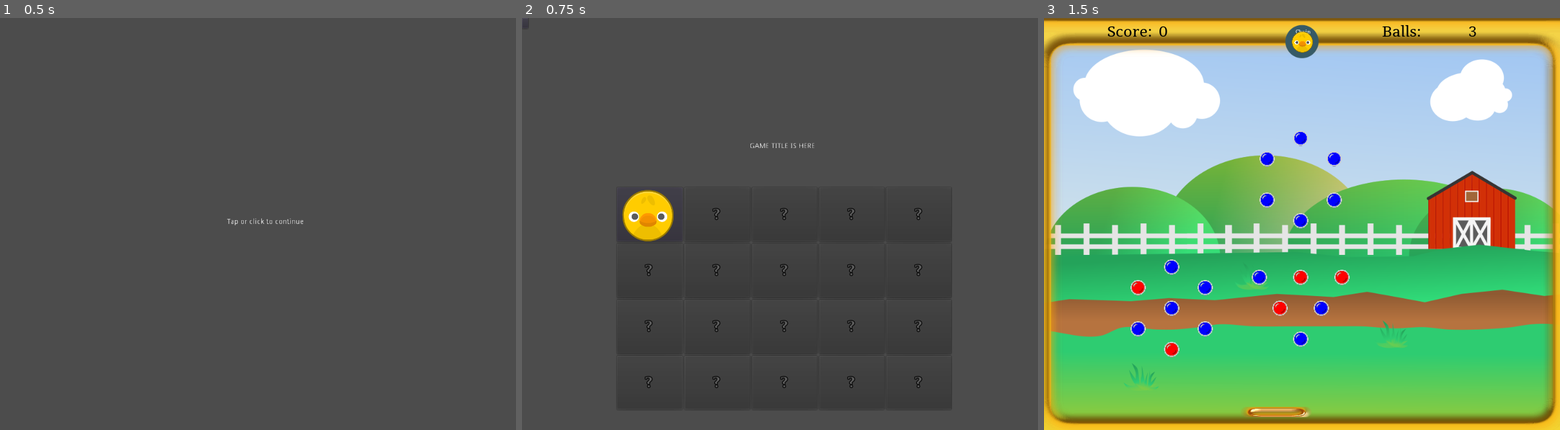
Above: before the commit, frames 1-3 (left to right).
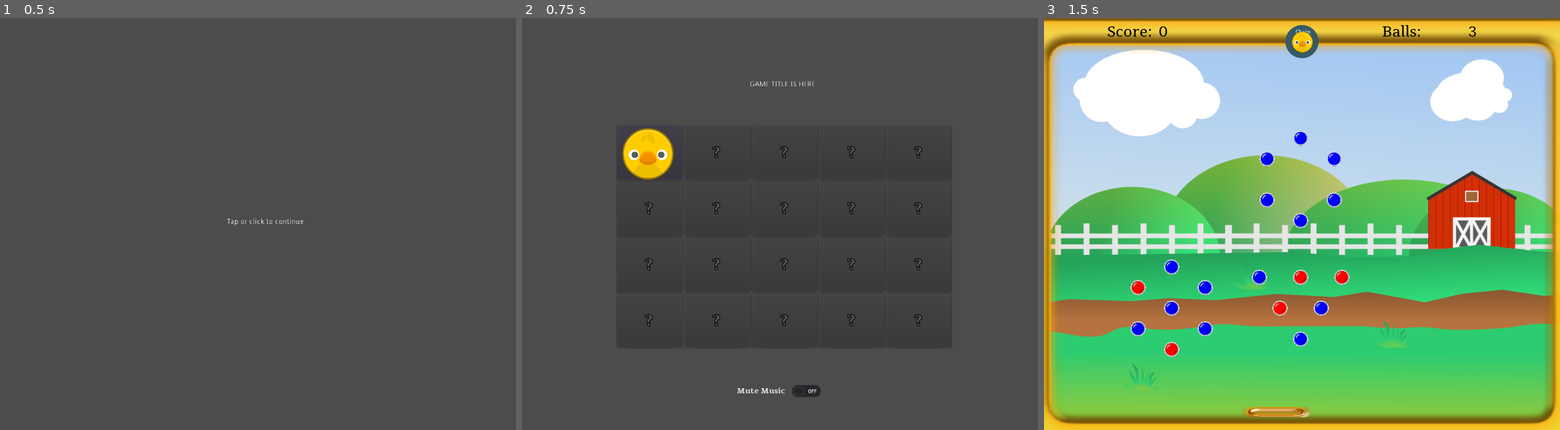
Above: after the commit, the same moments.

Repository: doctor-g/GGJ21
Game: Godot game, scene res://src/SplashScreen.tscn
The game is run twice, just before and just after one commit, with the same random seed, the same clock (stepped at 60 frames per second) and the same inputs. Sound files missing from this copy of the repository are replaced by a short silence.
Inputs (mouse positions are in pixels of both pictures, inside the frame that each line leads up to; where the layout moved, square brackets give the same spot in the first picture):
- Up to frame 1 (0.5 s): no input
- Up to frame 2 (0.75 s): tap Enter at 0.5 s; move the mouse to (893, 203) at 0.52 s; click (893, 203) at 0.67 s
- Up to frame 3 (1.5 s): click (1173, 153) [1173, 215] at 1.25 s

Frame 1 is identical in both runs. In frame 2, 2.9% of the frame differs, in the area x 1-81%, y 2-93%; in frame 3, nothing differs.

Commit message:
Add music mute option

Diff:
--- /dev/null
+++ b/project/default_bus_layout.tres
@@ -0,0 +1,9 @@
+[gd_resource type="AudioBusLayout" format=2]
+
+[resource]
+bus/1/name = "Music"
+bus/1/solo = false
+bus/1/mute = false
+bus/1/bypass_fx = false
+bus/1/volume_db = 0.0
+bus/1/send = "Master"
--- a/project/src/Level.tscn
+++ b/project/src/Level.tscn
@@ -121,13 +121,16 @@
 [node name="Music" type="AudioStreamPlayer" parent="."]
 stream = ExtResource( 11 )
 autoplay = true
+bus = "Music"
 script = ExtResource( 10 )
 
 [node name="WinMusic" type="AudioStreamPlayer" parent="."]
 stream = ExtResource( 12 )
+bus = "Music"
 
 [node name="LossMusic" type="AudioStreamPlayer" parent="."]
 stream = ExtResource( 14 )
+bus = "Music"
 script = ExtResource( 13 )
 
 [node name="FallSound" type="AudioStreamPlayer" parent="."]
--- a/project/src/MainMenuScreen.gd
+++ b/project/src/MainMenuScreen.gd
@@ -5,9 +5,12 @@
 
 const BUTTON_FONT := preload("res://assets/fonts/qmark.tres")
 
+var _music_bus_index := AudioServer.get_bus_index("Music")
 
 # Called when the node enters the scene tree for the first time.
 func _ready():
+	$MuteMusicButton.pressed = AudioServer.is_bus_mute(_music_bus_index)
+
 	for i in range(0,AnimalSettings.ANIMALS.size()):
 		var button := Button.new()
 		button.connect("pressed", self, "_on_Button_pressed", [i])
@@ -32,3 +35,7 @@
 	GameState.reset()
 	GameState.animal_index = animal_index
 	get_tree().change_scene("res://src/Level.tscn")
+
+
+func _on_MuteMusicButton_toggled(button_pressed):
+	AudioServer.set_bus_mute(_music_bus_index, button_pressed)
--- a/project/src/MainMenuScreen.tscn
+++ b/project/src/MainMenuScreen.tscn
@@ -1,6 +1,10 @@
-[gd_scene load_steps=2 format=2]
+[gd_scene load_steps=4 format=2]
 
 [ext_resource path="res://src/MainMenuScreen.gd" type="Script" id=1]
+[ext_resource path="res://assets/fonts/Tienne-Bold.ttf" type="DynamicFontData" id=2]
+
+[sub_resource type="DynamicFont" id=1]
+font_data = ExtResource( 2 )
 
 [node name="MainMenuScreen" type="Control"]
 anchor_right = 1.0
@@ -12,24 +16,30 @@
 
 [node name="Label" type="Label" parent="."]
 margin_left = 441.235
-margin_top = 241.831
+margin_top = 121.966
 margin_right = 568.235
-margin_bottom = 255.831
+margin_bottom = 135.966
 text = "GAME TITLE IS HERE"
 
 [node name="AnimalGrid" type="GridContainer" parent="."]
 margin_left = 184.0
-margin_top = 329.0
+margin_top = 209.135
 margin_right = 832.0
-margin_bottom = 760.0
+margin_bottom = 640.135
 columns = 5
 __meta__ = {
 "_edit_use_anchors_": false
 }
 
-[node name="Button" type="Button" parent="."]
-margin_right = 12.0
-margin_bottom = 20.0
-__meta__ = {
-"_edit_use_anchors_": false
-}
+[node name="MuteMusicButton" type="CheckButton" parent="."]
+anchor_left = 0.5
+anchor_top = 1.0
+anchor_right = 0.5
+anchor_bottom = 1.0
+margin_left = -90.0
+margin_top = -95.4374
+margin_right = 90.0
+margin_bottom = -55.4374
+custom_fonts/font = SubResource( 1 )
+text = "Mute Music"
+[connection signal="toggled" from="MuteMusicButton" to="." method="_on_MuteMusicButton_toggled"]
